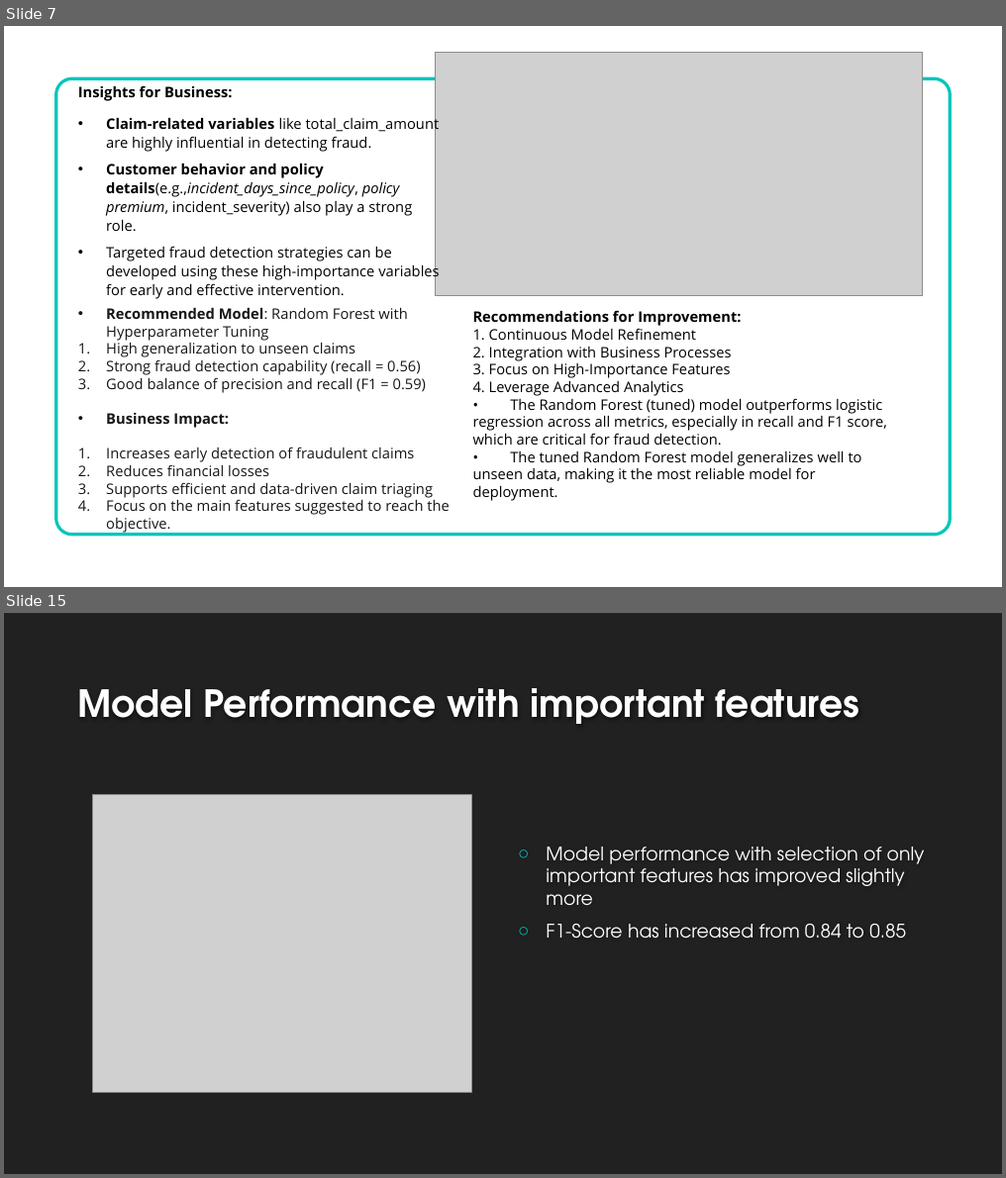
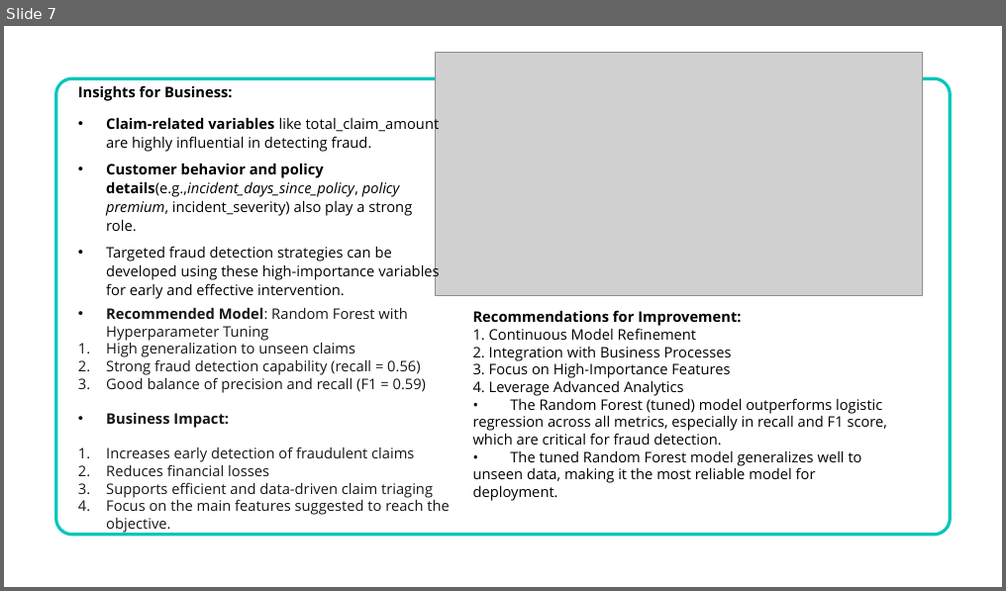
Before and after one commit to AshwiniA/Insurance-Fraud, a slide deck: Fraudulent Claim Detection_Final.pptx. Shown one above the other, each under a label of ours: slides 7 and 15 before the commit, slide 7 after it; the slides between them are not shown. The pictures are 1006x1178 and 1006x591 pixels, drawn with LibreOffice and Linux fonts; fonts in the diff are those of the drawing; grey boxes stand for pictures; background and template pictures are left out. Boxes give left, top, right and bottom in pixels: in the first picture for what was removed or moved away, otherwise in the second. Text is boxed around its words. In the diff, an @@ line names an element or a change of style, - is before the commit and + after.

```diff
--- a/Fraudulent Claim Detection_Final.pptx
+++ b/Fraudulent Claim Detection_Final.pptx
@@ slide 15 removed at [4, 613, 1002, 1174], background #212121 @@
@@ title removed at [78, 688, 860, 724] @@
-Model Performance with important features
@@ picture removed at [93, 795, 472, 1093] @@
@@ text removed at [546, 847, 925, 939] @@
-○ Model performance with selection of only important features has improved slightly more
-○ F1-Score has increased from 0.84 to 0.85
```
Also in this commit, not shown: 9 other slides removed.
